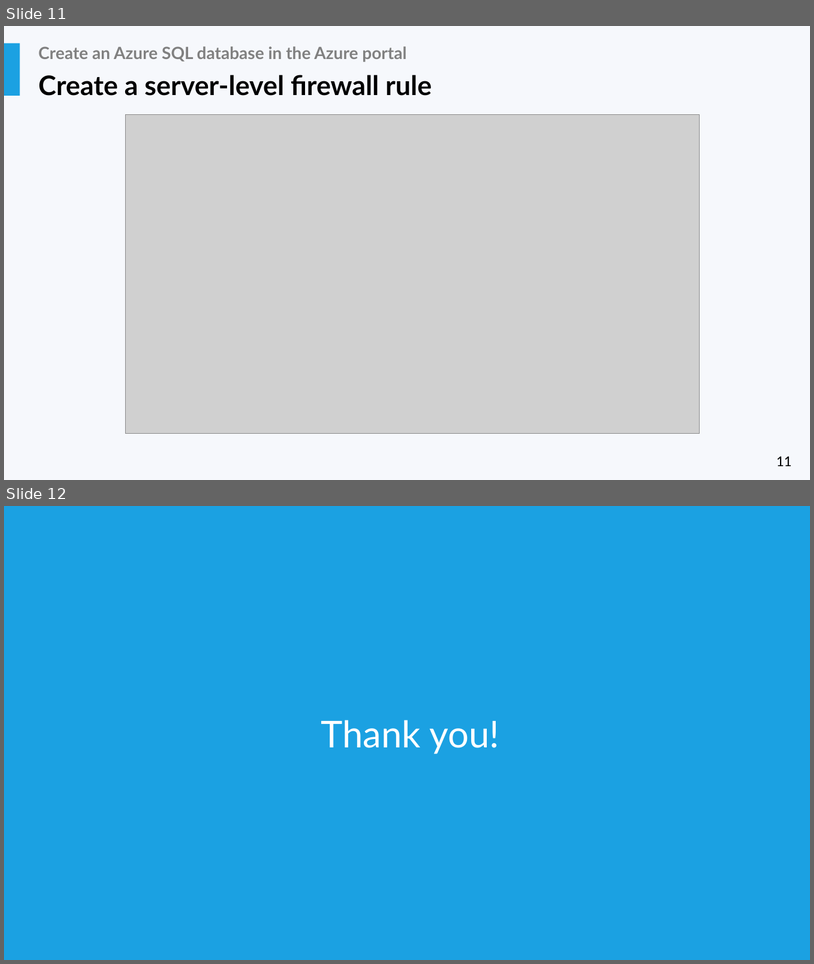
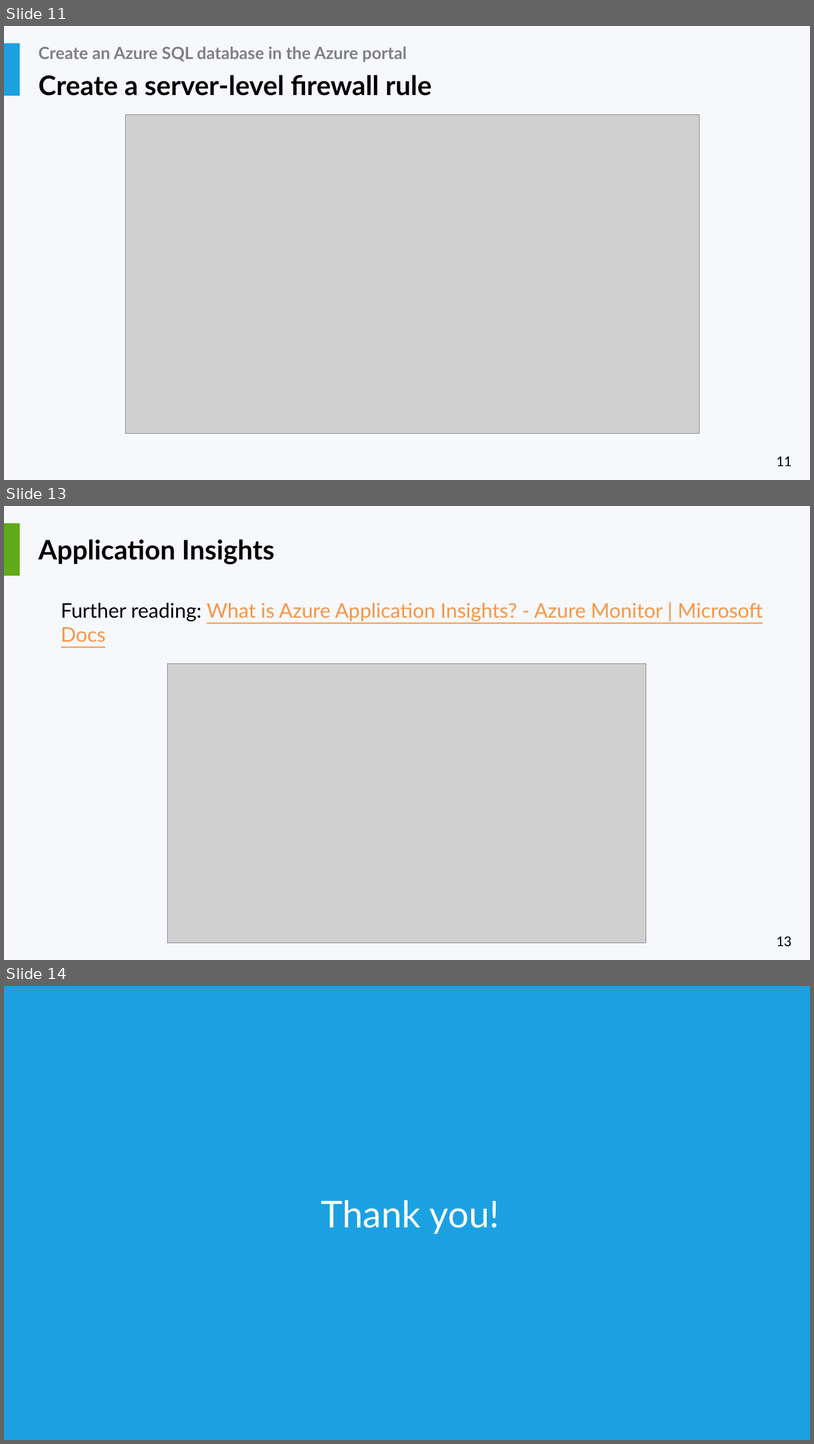
Before and after one commit to liviucotfas/ase-web-and-cloud-applications-security, a slide deck: Presentation Microsoft Azure.pptx. Shown one above the other, each under a label of ours: slides 11 and 12 before the commit, slides 11, 13 and 14 after it; the slides between them are not shown. The pictures are 814x964 and 814x1444 pixels, drawn with LibreOffice and Linux fonts; fonts in the diff are those of the drawing; grey boxes stand for pictures. Boxes give left, top, right and bottom in pixels: in the first picture for what was removed or moved away, otherwise in the second. Text is boxed around its words. In the diff, an @@ line names an element or a change of style, - is before the commit and + after.

```diff
--- a/Presentation Microsoft Azure.pptx
+++ b/Presentation Microsoft Azure.pptx
@@ slide 13 added at (4, 506, 810, 960), background #F6F8FC; not listed: 1 template element that a slide beside it also shows @@
@@ rectangle added at (4, 523, 20, 576), fill #60A917 @@
@@ title added at (38, 539, 275, 564), 32 pt, text #000000, bold @@
+Application Insights
@@ text added at (61, 603, 763, 642), 24 pt, text #F79646, underline @@
+Further reading: What is Azure Application Insights? - Azure Monitor | Microsoft Docs
@@ picture added at (168, 663, 647, 942) @@
@@ what was slide 12 is now slide 14 @@
```
Also in this commit, not shown: 1 other slide added.
